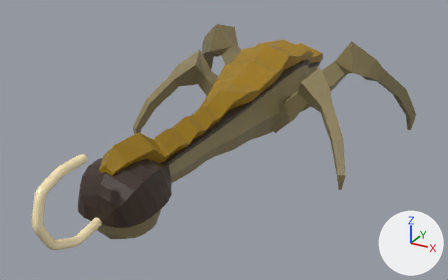
Before and after pictures for a commit that changed the Blender file 3d blender/Alien.blend.
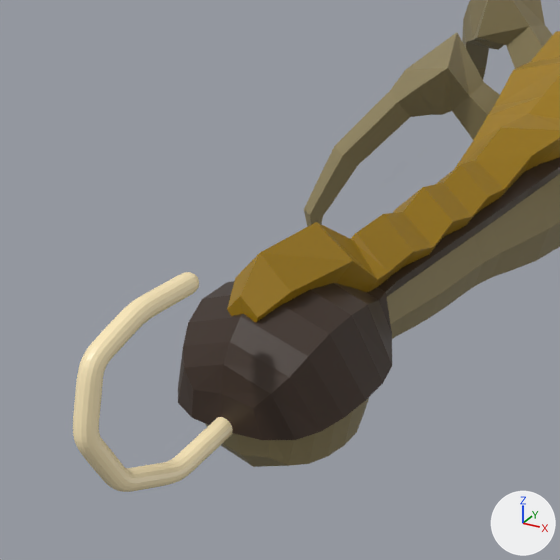
Old and new are each drawn whole from a camera (50 mm lens) standing at (16.33, -34.69, 16.01) and looking at (0.6, -6.1, 1.71) and again close up on the part from 0% to 55% of the width and 13% to 100% of the height. The axes (+X, +Y, +Z) are drawn at lower right. The lights are the same throughout.
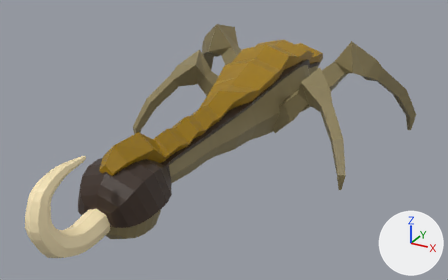
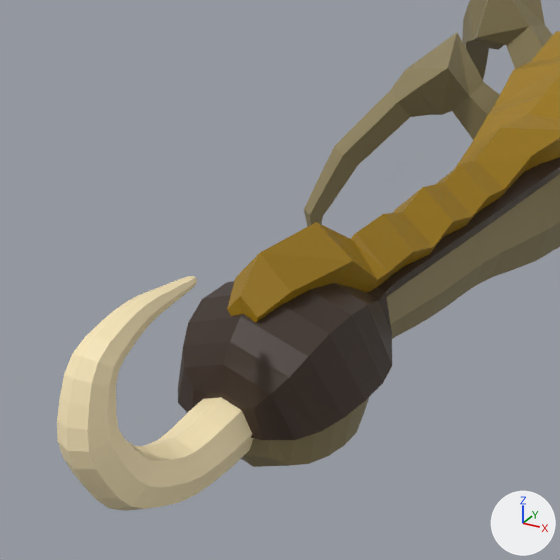
What differs and where, as boxes [x1, y1, x2, y2] in the close-ups (560 x 560 px):
'Cube.015', reshaped, modifiers changed (23% wider, 7% taller)
    before: [73, 272, 233, 492]
    after: [57, 276, 254, 511]
part 1 of me_cube_015, built on (beige)
    after: [57, 276, 254, 511]

What the commit changed:
me_cube_015 is used by ob_cube_015; location (0.0, -16.36, 1.44); scale (0.91, 0.91, 0.91).
me_cube_015 had 7 vertices, 0 faces, 6 loose edges and spanned x 0.0, y -4.02..0.5, z 0.0..3.89.
me_cube_015 now has 234 vertices, 232 faces and spans x -0.72..0.72, y -4.46..0.4, z -0.59..4.14.
me_cube_015 part 1: the whole mesh is rebuilt.
Object 'Cube.015' (ob_cube_015) loses its SKIN modifier named 'Skin'.
Object 'Cube.015' (ob_cube_015) loses its SUBSURF modifier named 'Subdivision'.
